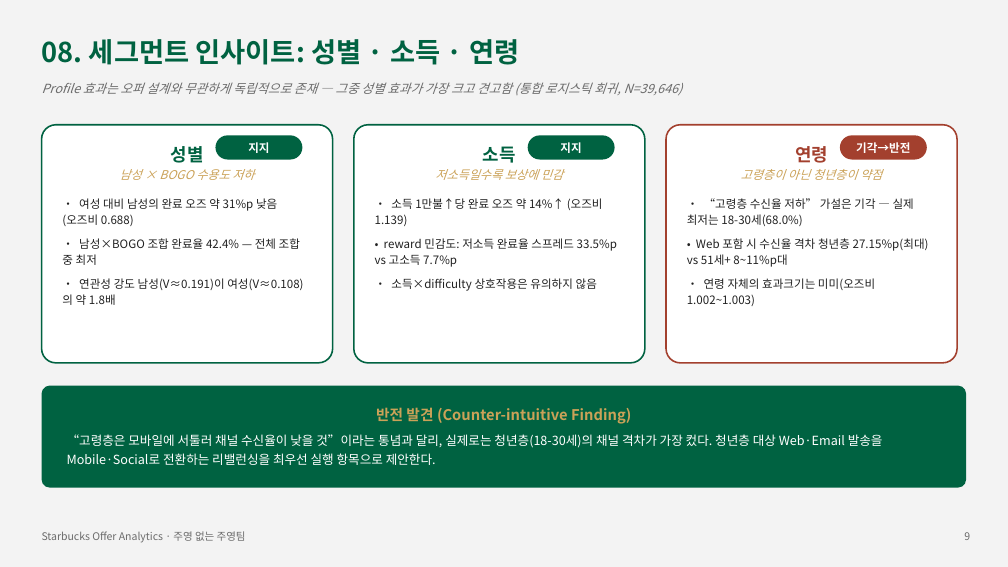
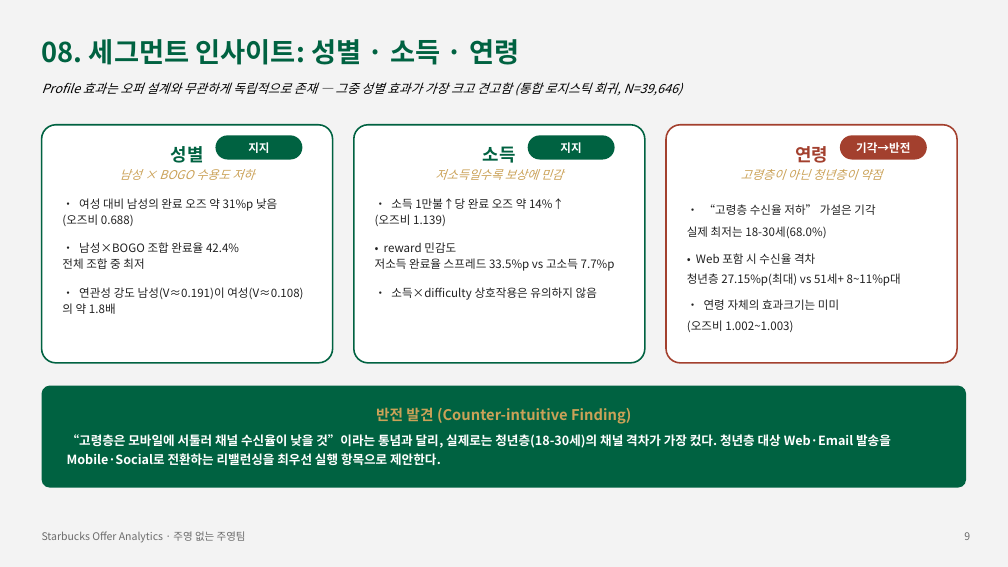
Before and after one commit to Sicheol-Pyo/ai-data-bootcamp, a slide deck: slide 9 of project_2/주영 없는 주영팀 Project2 발표자료.pptx. Drawn at 1008x567 pixels with LibreOffice and Linux fonts; fonts in the diff are those of the drawing. Boxes give left, top, right and bottom in pixels: in the first picture for what was removed or moved away, otherwise in the second. Text is boxed around its words. In the diff, an @@ line names an element or a change of style, - is before the commit and + after.

```diff
--- a/project_2/주영 없는 주영팀 Project2 발표자료.pptx
+++ b/project_2/주영 없는 주영팀 Project2 발표자료.pptx
@@ text "Profile 효과는 오퍼 설계와 무관하게 ..." at (x1=42, y1=82, x2=683, y2=96): text colour #6B6B6B to #000000 @@
@@ text in rounded rectangle at (x1=62, y1=198, x2=277, y2=269): text changed @@
-• 여성 대비 남성의 완료 오즈 약 31%p 낮음 (오즈비 0.688)
-• 남성×BOGO 조합 완료율 42.4% — 전체 조합 중 최저
+• 여성 대비 남성의 완료 오즈 약 31%p 낮음
+(오즈비 0.688)
+• 남성×BOGO 조합 완료율 42.4%
+전체 조합 중 최저
@@ text in rounded rectangle at (x1=375, y1=198, x2=615, y2=271): text changed @@
-• 소득 1만불↑당 완료 오즈 약 14%↑ (오즈비 1.139)
-• reward 민감도: 저소득 완료율 스프레드 33.5%p vs 고소득 7.7%p
+• 소득 1만불↑당 완료 오즈 약 14%↑
+(오즈비 1.139)
+• reward 민감도
+저소득 완료율 스프레드 33.5%p vs 고소득 7.7%p
@@ text in rounded rectangle at (x1=687, y1=204, x2=901, y2=332): text changed @@
-• “고령층 수신율 저하” 가설은 기각 — 실제 최저는 18-30세(68.0%)
-• Web 포함 시 수신율 격차 청년층 27.15%p(최대) vs 51세+ 8~11%p대
-• 연령 자체의 효과크기는 미미(오즈비 1.002~1.003)
+• “고령층 수신율 저하” 가설은 기각
+실제 최저는 18-30세(68.0%)
+• Web 포함 시 수신율 격차
+청년층 27.15%p(최대) vs 51세+ 8~11%p대
+• 연령 자체의 효과크기는 미미
+(오즈비 1.002~1.003)
@@ text in rounded rectangle at (x1=62, y1=287, x2=303, y2=314): more space between paragraphs @@
@@ text in rounded rectangle at (x1=391, y1=287, x2=597, y2=300): more space between paragraphs @@
@@ text in rounded rectangle at (x1=67, y1=434, x2=891, y2=465): bold on in "“고령층은 모바일에 서툴러 채널 수신율이 낮을 것”이라는 ..." @@
```
Also in this commit, not shown: 9 other slides changed, 8 other files.
